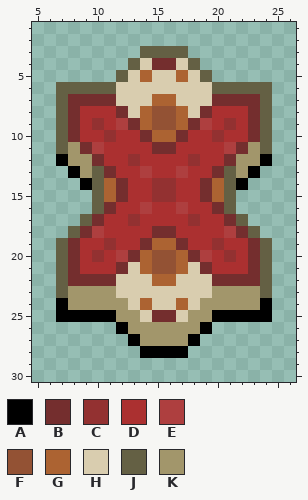
Pixel-art file -- Assets/Sprites/UI/Cancel Button.aseprite. This is how it looked before the edit.
32x32 pixels, 1 frame. Colours within 5 levels of each other are drawn and written as one. Shown: x 5..26, y 1..30.
Palette (. is transparent): A #000000  B #742e2e  C #933131  D #ab3030  E #ae3f3f  F #935234  G #ac6332  H #d9cdaf  J #646044  K #a2966b
Pixels before, first column x 7:
 3 .......JJJJ.......
 4 ......JHBBHJ......
 5 .....JHGHHGHJ.....
 6 JJJJJHHHHHHHHJJJJJ
 7 JBBBBHHHGGHHHBBBBJ
 8 JBDDDBHGFFGHBDDDBJ
 9 JBDCDEBGFFGBEDCDBJ
10 JBDDCDDBGGBDDCDDBJ
11 JKBEDDDDBBDDDDEBKJ
12 AKKBDDCDDDDCDDBKKA
13 .AKJBDDEDDEDDBJKA.
14 ..AJGBDDCCDDBGJA..
15 ...JGBDDCCDDBGJ...
16 ...JBDDEDDEDDBJ...
17 ..JBDDCDDDDCDDBJ..
18 .JBEDDDDBBDDDDEBJ.
19 JBDDCDDBGGBDDCDDBJ
20 JBDCDEBGFFGBEDCDBJ
21 JBDDDBHGFFGHBDDDBJ
22 JBBBBHHHGGHHHBBBBJ
23 JKKKKHHHHHHHHKKKKJ
24 AKKKKKHGHHGHKKKKKA
25 AAAAAKKHBBHKKAAAAA
26 .....AKKKKKKA.....
27 ......AKKKKA......
28 .......AAAA.......
And afterwards:
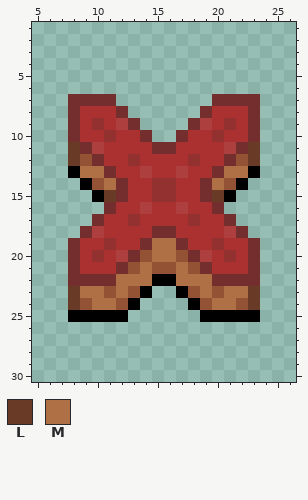
Colours new in this view: L #693b26  M #af7046
Changes in this commit:
Layer "Layer 1":
y 3: x 14..17 JJJJ -> ....
y 4: x 13..18 JHBBHJ -> ......
y 5: x 12..19 JHGHHGHJ -> ........
y 6: x 7..24 JJJJJHHHHHHHHJJJJJ -> ..................
y 7: x 7 J -> .; x 12..19 HHHGGHHH -> ........; x 24 J -> .
y 8: x 7 J -> .; x 13..18 HGFFGH -> ......; x 24 J -> .
y 9: x 7 J -> .; x 14..17 GFFG -> ....; x 24 J -> .
y 10: x 7 J -> .; x 15..16 GG -> ..; x 24 J -> .
y 11: x 7..8 JK -> .L; x 23..24 KJ -> L.
y 12: x 7..9 AKK -> .LF; x 22..24 KKA -> FL.
y 13: x 9..10 KJ -> MM; x 21..22 JK -> MM
y 14: x 10..11 JG -> FM; x 20..21 GJ -> MF
y 15: x 10..11 JG -> AL; x 20..21 GJ -> LA
y 16: x 10 J -> .; x 21 J -> .
y 17: x 9 J -> .; x 22 J -> .
y 18: x 8 J -> .; x 23 J -> .
y 19: x 7 J -> .; x 15..16 GG -> MM; x 24 J -> .
y 20: x 7 J -> .; x 14..17 GFFG -> FMMF; x 24 J -> .
y 21: x 7 J -> .; x 13..14 HG -> FM; x 17..18 GH -> MF; x 24 J -> .
y 22: x 7 J -> .; x 12..19 HHHGGHHH -> MMMAAMMM; x 24 J -> .
y 23: x 7..24 JKKKKHHHHHHHHKKKKJ -> .LMMFMFA..AFMFMML.
y 24: x 7..24 AKKKKKHGHHGHKKKKKA -> .LFMMFA....AFMMFL.
y 25: x 7 A -> .; x 12..19 KKHBBHKK -> A......A; x 24 A -> .
y 26: x 12..19 AKKKKKKA -> ........
y 27: x 13..18 AKKKKA -> ......
y 28: x 14..17 AAAA -> ....
